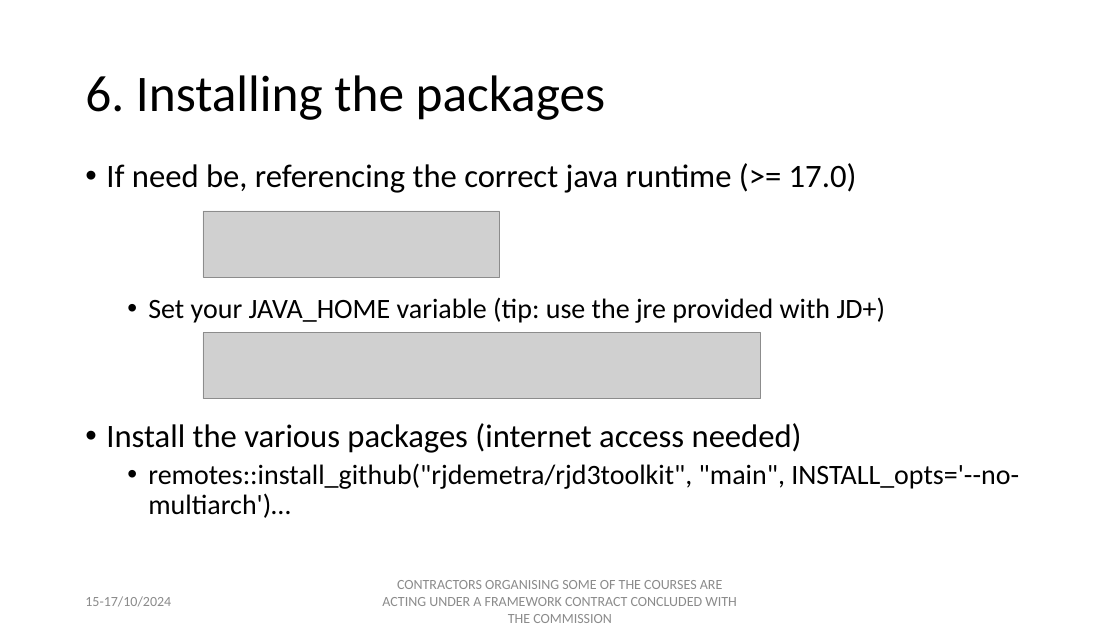
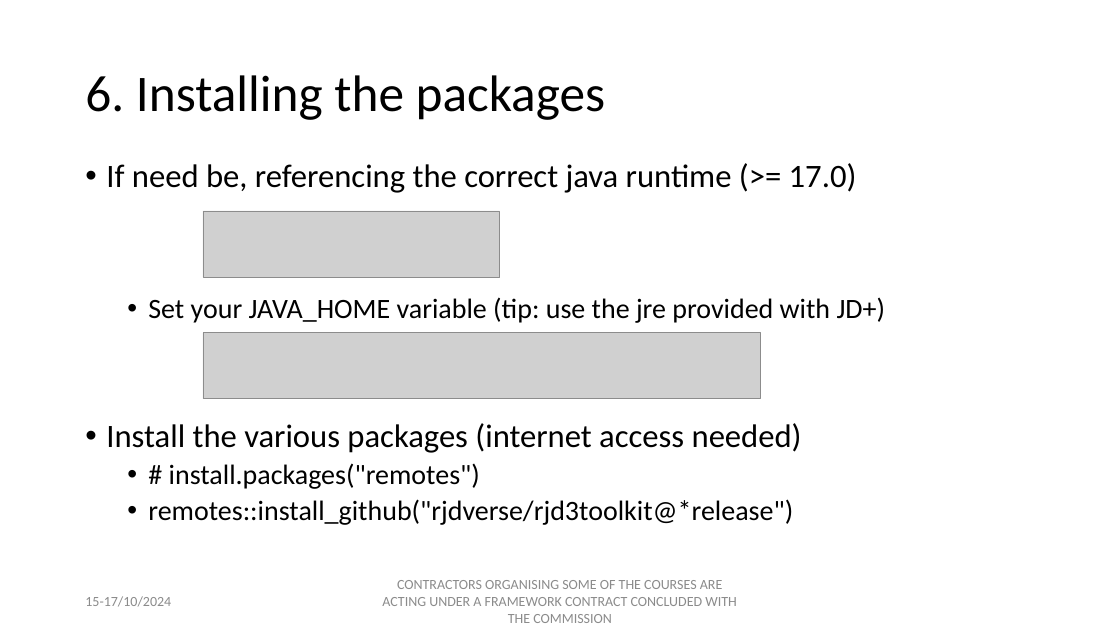
Before and after one commit to palatej/ESTP2024, a slide deck: slide 8 of Presentations/1.3 JD+ and R.pptx. Drawn at 1120x630 pixels with LibreOffice and Linux fonts; fonts in the diff are those of the drawing; grey boxes stand for pictures. Boxes give left, top, right and bottom in pixels: in the first picture for what was removed or moved away, otherwise in the second. Text is boxed around its words. In the diff, an @@ line names an element or a change of style, - is before the commit and + after.

```diff
--- a/Presentations/1.3 JD+ and R.pptx
+++ b/Presentations/1.3 JD+ and R.pptx
@@ text at (148, 463, 793, 525): text changed @@
-  • remotes::install_github("rjdemetra/rjd3toolkit", "main", INSTALL_opts='--no-multiarch')…
+  • # install.packages("remotes")
+  • remotes::install_github("rjdverse/rjd3toolkit@*release")
```
Also in this commit, not shown: 1 slide added, 17 other files.
